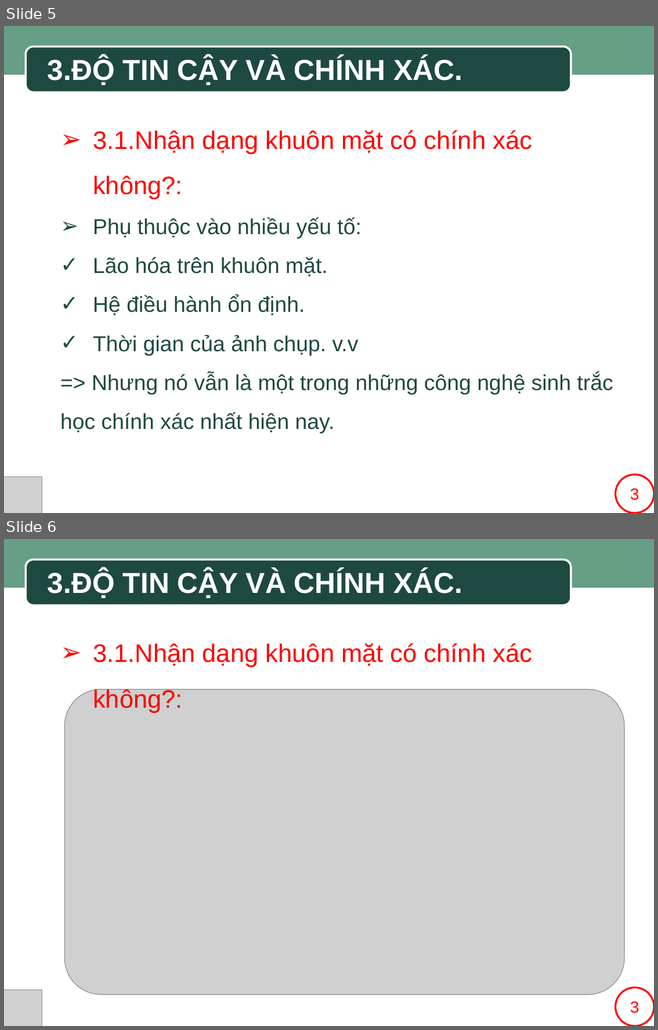
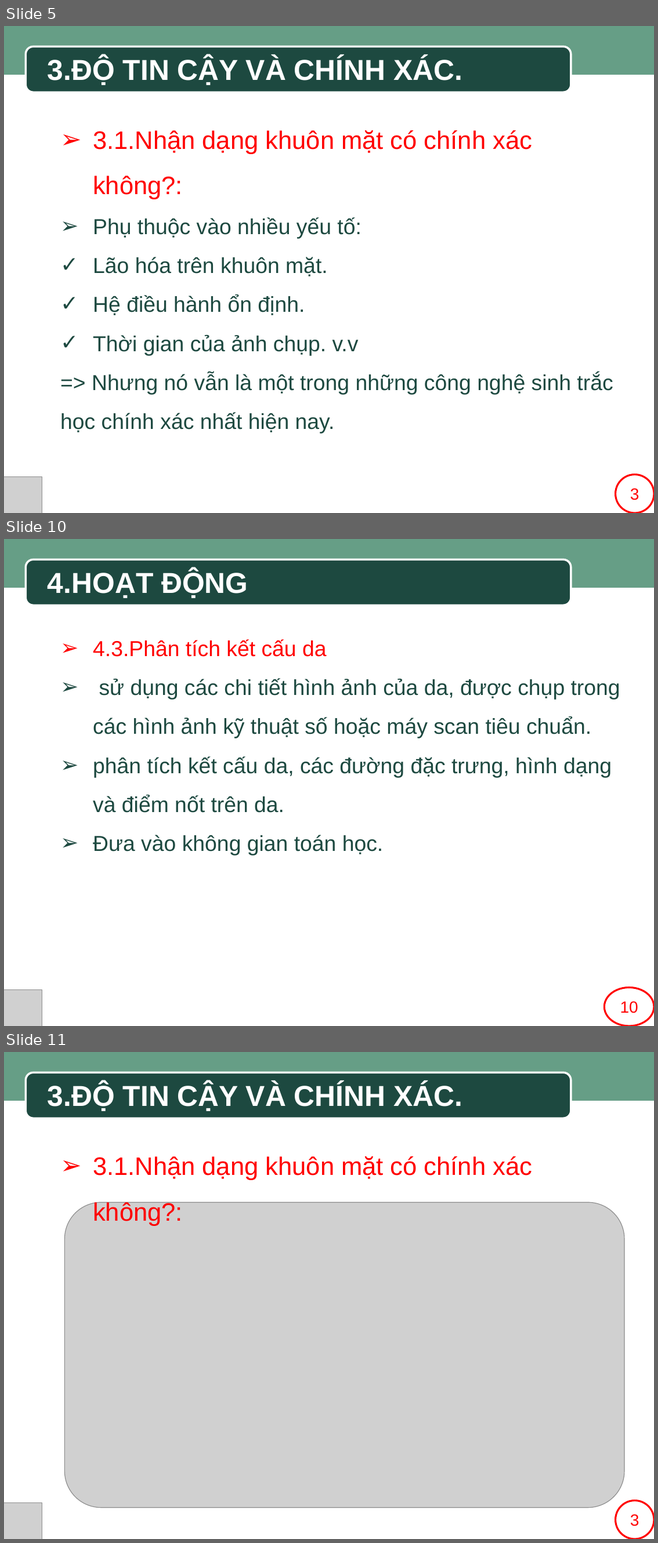
Before and after one commit to SaintLaurentxTran/hutech-23dthd4-nhom7, a slide deck: BÀI THUYẾT TRÌNH MẪU.pptx. Shown one above the other, each under a label of ours: slides 5 and 6 before the commit, slides 5, 10 and 11 after it; the slides between them are not shown. The pictures are 658x1030 and 658x1543 pixels, drawn with LibreOffice and Linux fonts; fonts in the diff are those of the drawing; grey boxes stand for pictures; background and template pictures are left out. Boxes give left, top, right and bottom in pixels: in the first picture for what was removed or moved away, otherwise in the second. Text is boxed around its words. In the diff, an @@ line names an element or a change of style, - is before the commit and + after.

```diff
--- a/BÀI THUYẾT TRÌNH MẪU.pptx
+++ b/BÀI THUYẾT TRÌNH MẪU.pptx
@@ slide 10 added at (4, 539, 654, 1026), background #FFFFFF; not listed: 2 template elements that a slide beside it also shows @@
@@ text added at (48, 570, 248, 598), 32 pt, text #FFFFFF, bold @@
+4.HOẠT ĐỘNG
@@ text added at (93, 639, 620, 856), 24 pt, text #1D4940 @@
+➢ 4.3.Phân tích kết cấu da
+➢ sử dụng các chi tiết hình ảnh của da, được chụp trong các hình ảnh kỹ thuật số hoặc máy scan tiêu chuẩn.
+➢ phân tích kết cấu da, các đường đặc trưng, hình dạng và điểm nốt trên da.
+➢ Đưa vào không gian toán học.
@@ picture added at (4, 990, 42, 1026) @@
@@ ellipse added at (604, 988, 654, 1026), fill #FFFFFF, outline #FF0000 2 pt, 18 pt, text #FF0000 @@
+10
@@ rectangle added at (605, 990, 654, 1026), fill #FFFFFF @@
@@ what was slide 6 is now slide 11 @@
```
Also in this commit, not shown: 4 other slides added.
